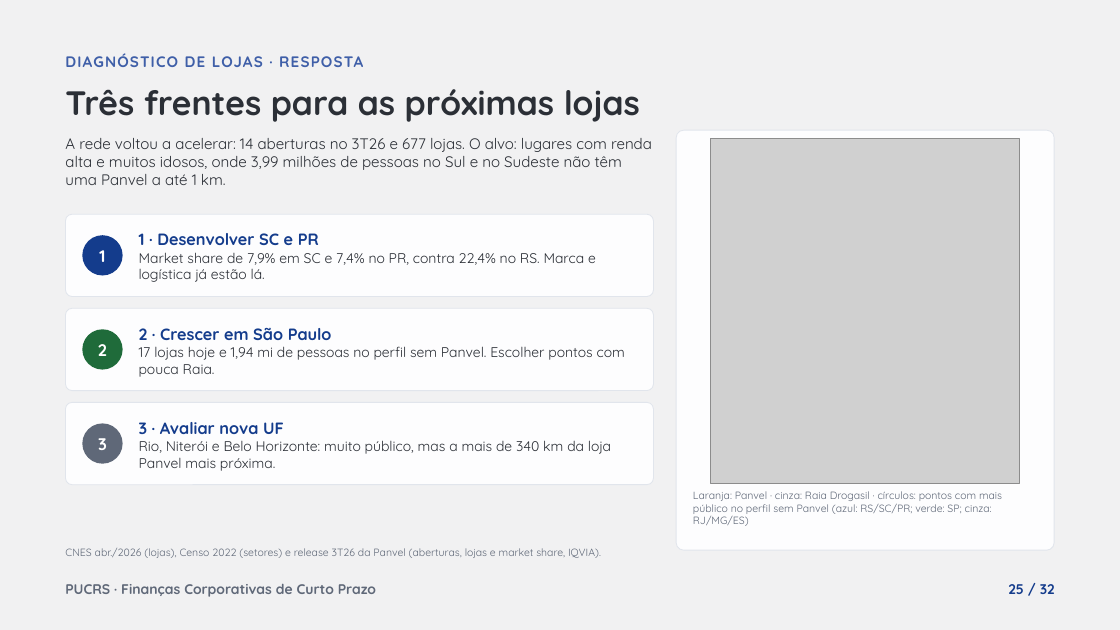
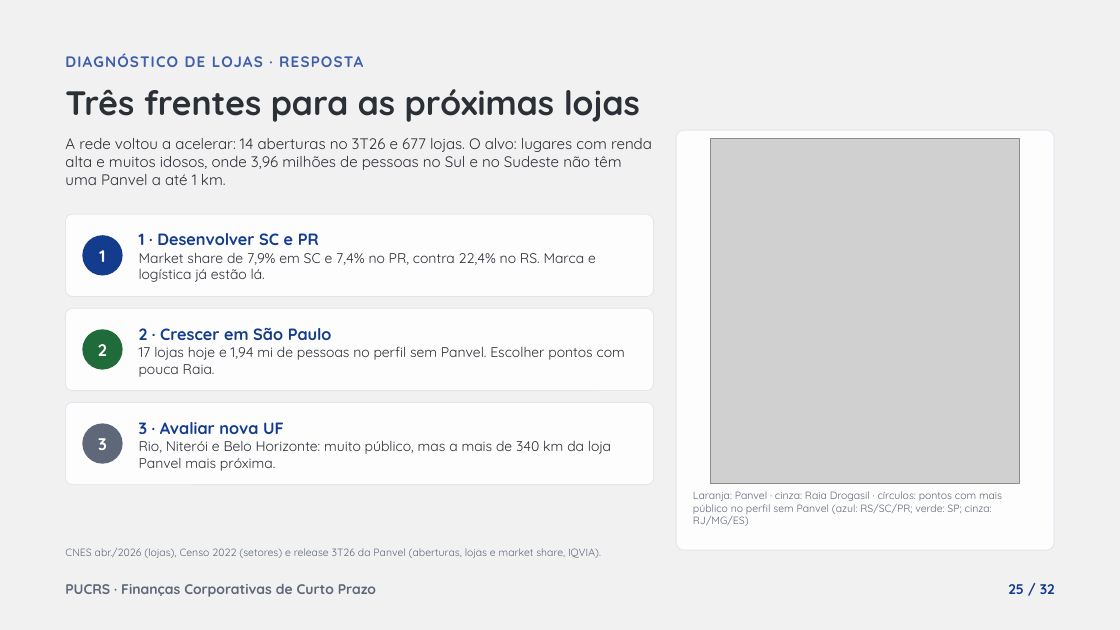
Before and after one commit to pedromartinilehn/DesenvolvimentoEconomico, a slide deck: slide 25 of farmacias/entrega2/Panvel_Entrega2_e_Diagnostico_de_Lojas.pptx. Drawn at 1120x630 pixels with LibreOffice and Linux fonts; fonts in the diff are those of the drawing; grey boxes stand for pictures. Boxes give left, top, right and bottom in pixels: in the first picture for what was removed or moved away, otherwise in the second. Text is boxed around its words. In the diff, an @@ line names an element or a change of style, - is before the commit and + after.

```diff
--- a/farmacias/entrega2/Panvel_Entrega2_e_Diagnostico_de_Lojas.pptx
+++ b/farmacias/entrega2/Panvel_Entrega2_e_Diagnostico_de_Lojas.pptx
@@ text at (x1=65, y1=138, x2=652, y2=185): text changed @@
-A rede voltou a acelerar: 14 aberturas no 3T26 e 677 lojas. O alvo: lugares com renda alta e muitos idosos, onde 3,99 milhões de pessoas no Sul e no Sudeste não têm uma Panvel a até 1 km.
+A rede voltou a acelerar: 14 aberturas no 3T26 e 677 lojas. O alvo: lugares com renda alta e muitos idosos, onde 3,96 milhões de pessoas no Sul e no Sudeste não têm uma Panvel a até 1 km.
```
Also in this commit, not shown: 5 other slides changed, 17 other files.
